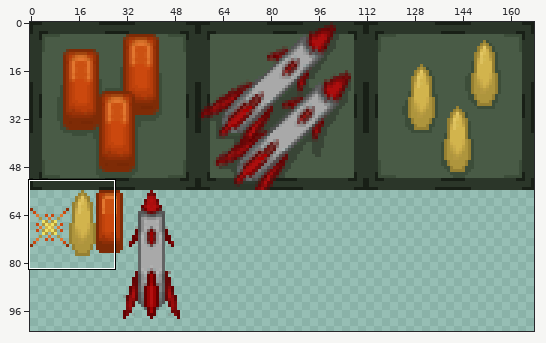
Two states of a sprite sheet, assets/textures/Projectiles.png. Above: a wide view before the commit, with the close-up outlined.
Close-up. Earlier state:
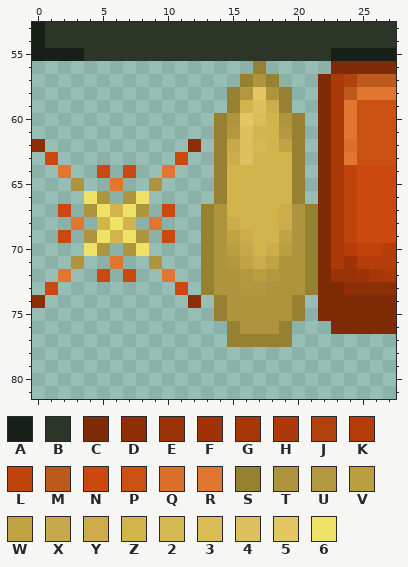
The file is 168x110 pixels. Pixels under 10% opacity are left out. Colours within 5 levels of each other are drawn and written as one. Shown: x 0..27, y 53..81. The wide view leaves out empty margins. The commit also changed other parts of the picture, which this record leaves out.
Palette (. is transparent): A #181f16  B #2b3629  C #7e2b06  D #8d2e07  E #9a3308  F #a03207  G #a63709  H #ac3909  J #af420f  K #b63d0a  L #c0430c  M #bb5a1a  N #cb480e  P #cb5112  Q #db6e28  R #e1762f  S #968032  T #ae953d  U #b49841  V #ba9f41  W #c0a343  X #c6a94a  Y #cdad4b  Z #d2b44d  2 #d3b953  3 #dabd56  4 #ddc15e  5 #e3c763  6 #eee367
Pixels before, first column x 0:
53 ABBBBBBBBBBBBBBBBBBBBBBBBBBB
54 ABBBBBBBBBBBBBBBBBBBBBBBBBBB
55 AAAABBBBBBBBBBBBBBBBBBBAAAAA
56 .................S.....CCCCC
57 ................STS...CHJMMM
58 ...............SU5TS..CHMRRR
59 ...............SZ4YS..CHRPPP
60 ..............ST53ZTS.CHRPPP
61 ..............SU4ZZUS.CHRPPP
62 D...........D.SX42ZWS.CHQPPP
63 .N.........N..SY4ZZZS.CHRPPP
64 ..R..N.N..R...SZZZZZS.CHLNNN
65 ...T..R..T....SZZZZZS.CHLNNN
66 ....6T.T6.....SZZZZZS.CHLNNN
67 ..N.T6Z6T.N..STZZZZYTSCHLNNN
68 ...R.Z6Z.R...STYZZZYTSCHLNNN
69 ..N.T6Z6T.N..STWYZZWTSCHLNNN
70 ....6T.T6....STVXZYVTSCHKLLK
71 ...T..R..T...STUWYWTTSCHFKKK
72 ..R..N.N..R..STTUVUTTSCEEFGH
73 .N.........N.STTUUTTTSCCDDDD
74 D...........D.STTTTTS.CCCCCC
75 ..............STTTTTS.CCCCCC
76 ...............STTTS...CCCCC
77 ...............SSSSS........
And afterwards:
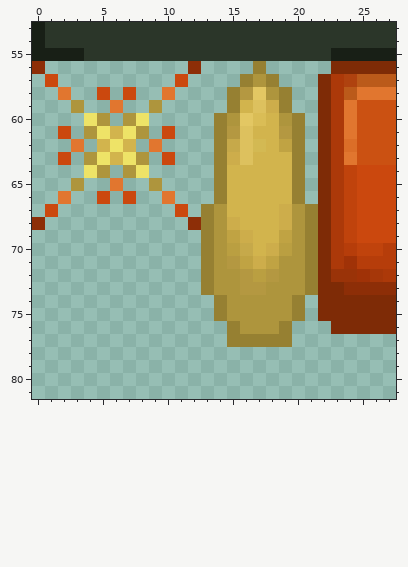
Difference:
{"y":56,"x":0,"old":".","new":"D"}
{"y":56,"x":12,"old":".","new":"D"}
{"y":57,"x":1,"old":".","new":"N"}
{"y":57,"x":11,"old":".","new":"N"}
{"y":58,"x":2,"old":".","new":"R"}
{"y":58,"x":5,"old":".","new":"N"}
{"y":58,"x":7,"old":".","new":"N"}
{"y":58,"x":10,"old":".","new":"R"}
{"y":59,"x":3,"old":".","new":"T"}
{"y":59,"x":6,"old":".","new":"R"}
{"y":59,"x":9,"old":".","new":"T"}
{"y":60,"x":4,"old":"..","new":"6T"}
{"y":60,"x":7,"old":"..","new":"T6"}
{"y":61,"x":2,"old":".","new":"N"}
{"y":61,"x":4,"old":".....","new":"T6Z6T"}
{"y":61,"x":10,"old":".","new":"N"}
{"y":62,"x":0,"old":"D","new":"."}
{"y":62,"x":3,"old":".","new":"R"}
{"y":62,"x":5,"old":"...","new":"Z6Z"}
{"y":62,"x":9,"old":".","new":"R"}
{"y":62,"x":12,"old":"D","new":"."}
{"y":63,"x":1,"old":"N.","new":".N"}
{"y":63,"x":4,"old":".....","new":"T6Z6T"}
{"y":63,"x":10,"old":".N","new":"N."}
{"y":64,"x":2,"old":"R","new":"."}
{"y":64,"x":4,"old":".N","new":"6T"}
{"y":64,"x":7,"old":"N.","new":"T6"}
{"y":64,"x":10,"old":"R","new":"."}
{"y":66,"x":2,"old":".","new":"R"}
{"y":66,"x":4,"old":"6T","new":".N"}
{"y":66,"x":7,"old":"T6","new":"N."}
{"y":66,"x":10,"old":".","new":"R"}
{"y":67,"x":1,"old":".N","new":"N."}
{"y":67,"x":4,"old":"T6Z6T","new":"....."}
{"y":67,"x":10,"old":"N.","new":".N"}
{"y":68,"x":0,"old":".","new":"D"}
{"y":68,"x":3,"old":"R","new":"."}
{"y":68,"x":5,"old":"Z6Z","new":"..."}
{"y":68,"x":9,"old":"R","new":"."}
{"y":68,"x":12,"old":".","new":"D"}
{"y":69,"x":2,"old":"N","new":"."}
{"y":69,"x":4,"old":"T6Z6T","new":"....."}
{"y":69,"x":10,"old":"N","new":"."}
{"y":70,"x":4,"old":"6T","new":".."}
{"y":70,"x":7,"old":"T6","new":".."}
{"y":71,"x":3,"old":"T","new":"."}
{"y":71,"x":6,"old":"R","new":"."}
{"y":71,"x":9,"old":"T","new":"."}
{"y":72,"x":2,"old":"R","new":"."}
{"y":72,"x":5,"old":"N","new":"."}
{"y":72,"x":7,"old":"N","new":"."}
{"y":72,"x":10,"old":"R","new":"."}
{"y":73,"x":1,"old":"N","new":"."}
{"y":73,"x":11,"old":"N","new":"."}
{"y":74,"x":0,"old":"D","new":"."}
{"y":74,"x":12,"old":"D","new":"."}
